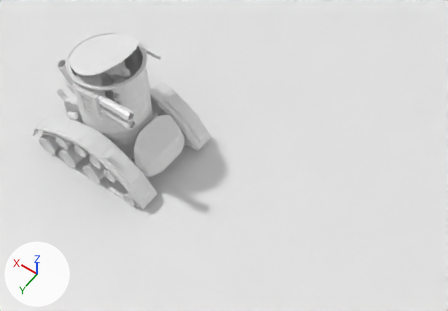
Before and after pictures for a commit that changed the Blender file tincan.blend.
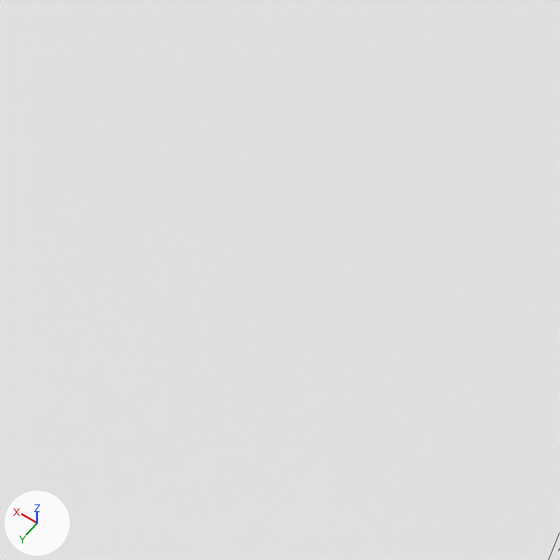
The first picture shows the older version from a 50 mm lens placed at (-9.44, 7.95, 14.7), pointed at (-3.91, 0.21, 2.53). The close-ups show both versions on the part from 3% to 15% of the width and 0% to 18% of the height of that picture; other places that the commit changed are outside them. Every picture has the same lights, and +X, +Y and +Z are marked at lower left. The close-ups show mesh edges as thin lines.
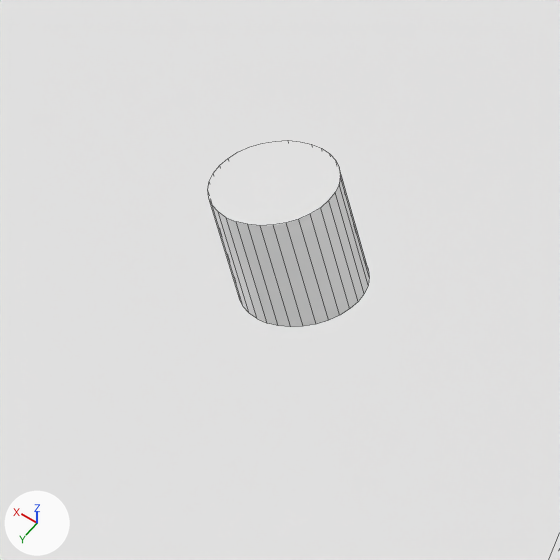
What the commit changed:
Mesh me_cylinder is new.
It is a 32-sided cylinder along z spanning x -0.179..0.179, y -0.179..0.179, z -0.179..0.179.
Object 'SmokeBomb' (ob_smokebomb) is new; it shows me_cylinder.
Its location is (2.4, 0.0, 3.5).

Changed parts and their boxes (x1, y1, x2, y2) in the close-ups (560 x 560 px):
'SmokeBomb', added
    after: (208, 141, 369, 327)
